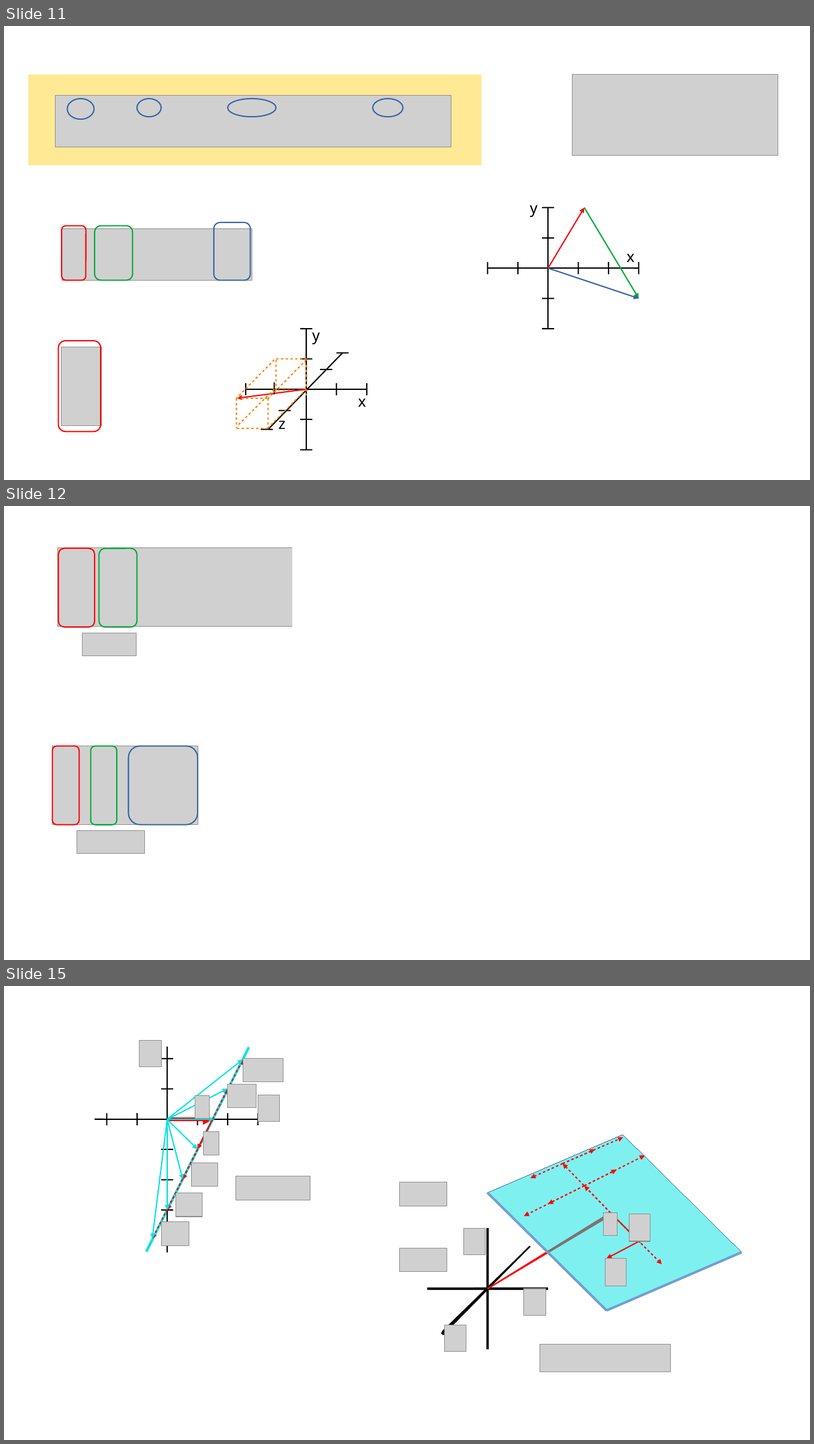
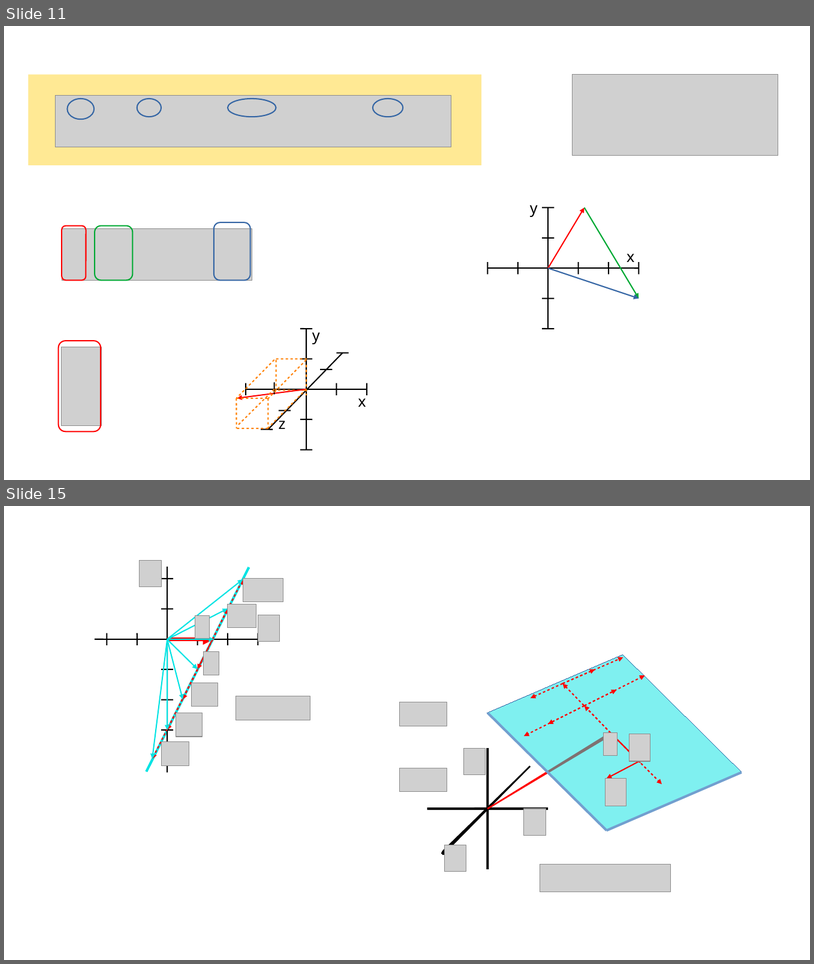
Before and after one commit to QQuick/Wiztech, a slide deck: module_2_numerieke_wiskunde/les_2_vergelijkingen_matrices_en_vectoren/vergelijkingen_1.odp. Shown one above the other, each under a label of ours: slides 11, 12 and 15 before the commit, slides 11 and 15 after it; the slides between them are not shown. The pictures are 814x1444 and 814x964 pixels, drawn with LibreOffice and Linux fonts; fonts in the diff are those of the drawing; grey boxes stand for pictures. Boxes give left, top, right and bottom in pixels: in the first picture for what was removed or moved away, otherwise in the second. Text is boxed around its words. In the diff, an @@ line names an element or a change of style, - is before the commit and + after.

```diff
--- a/module_2_numerieke_wiskunde/les_2_vergelijkingen_matrices_en_vectoren/vergelijkingen_1.odp
+++ b/module_2_numerieke_wiskunde/les_2_vergelijkingen_matrices_en_vectoren/vergelijkingen_1.odp
@@ slide 12 removed at [4,506,810,960], background #FFFFFF @@
@@ rectangle removed at [293,530,706,687] @@
@@ picture removed at [522,531,537,555] @@
@@ picture removed at [58,548,393,627] @@
@@ freeform shape removed at [59,549,95,627] @@
@@ freeform shape removed at [99,549,137,627] @@
@@ picture removed at [82,633,137,656] @@
@@ rectangle removed at [312,717,697,960] @@
@@ picture removed at [53,745,198,824] @@
@@ freeform shape removed at [53,745,79,824] @@
@@ freeform shape removed at [91,746,117,825] @@
@@ freeform shape removed at [129,745,198,824] @@
@@ picture removed at [319,814,475,960] @@
@@ picture removed at [77,831,146,854] @@
```
Also in this commit, not shown: 5 slides changed, 1 slide added, 1 other file.
